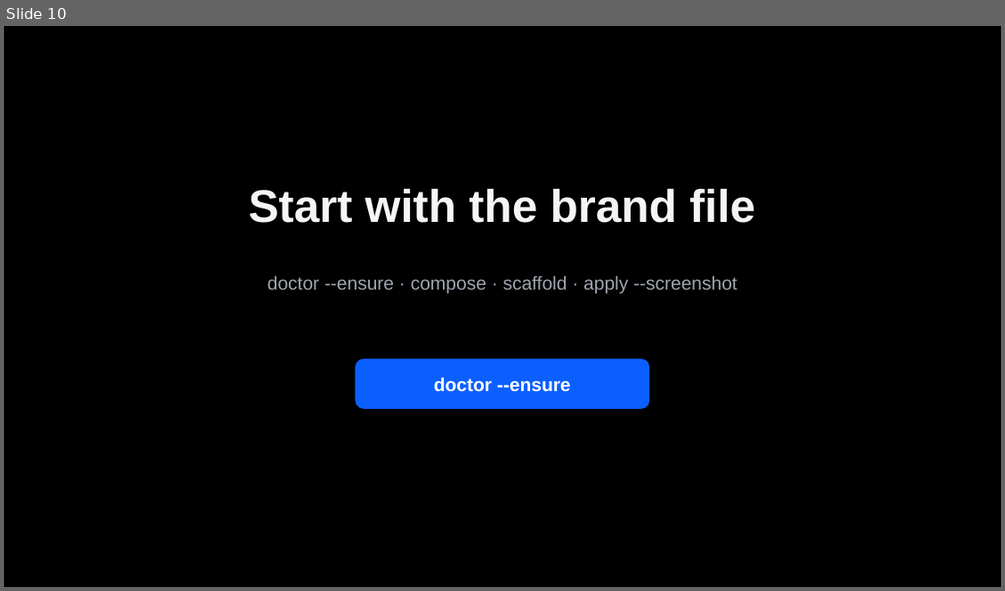
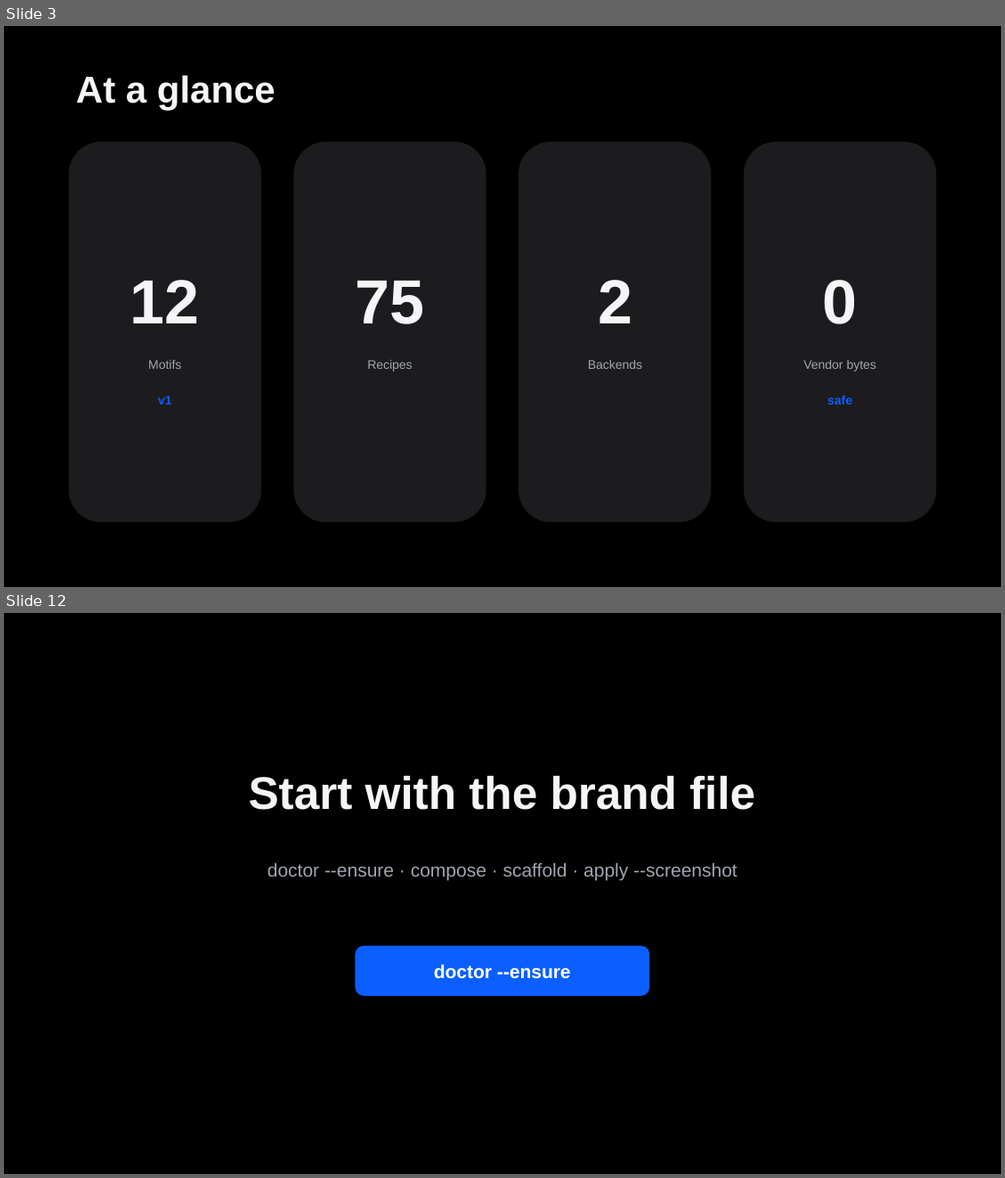
Before and after one commit to kimmingul/designmd-pptx, a slide deck: demo/designmd-pptx-best-v2.1.2.pptx. Shown one above the other, each under a label of ours: slide 10 before the commit, slides 3 and 12 after it; the slides between them are not shown. The pictures are 1005x591 and 1005x1178 pixels, drawn with LibreOffice and Linux fonts; fonts in the diff are those of the drawing. Boxes give left, top, right and bottom in pixels: in the first picture for what was removed or moved away, otherwise in the second. Text is boxed around its words. In the diff, an @@ line names an element or a change of style, - is before the commit and + after.

```diff
--- a/demo/designmd-pptx-best-v2.1.2.pptx
+++ b/demo/designmd-pptx-best-v2.1.2.pptx
@@ slide 3 added at [4, 26, 1001, 587], background #000000 @@
@@ text added at [76, 75, 275, 110], 36 pt, text #F5F5F7, bold @@
+At a glance
@@ rounded rectangle added at [69, 142, 261, 523], fill #1C1C1E @@
@@ rounded rectangle added at [293, 142, 485, 523], fill #1C1C1E @@
@@ rounded rectangle added at [518, 142, 711, 523], fill #1C1C1E @@
@@ rounded rectangle added at [744, 142, 936, 523], fill #1C1C1E @@
@@ text added at [130, 280, 200, 323], 60 pt, text #F5F5F7, bold @@
+12
@@ text added at [356, 281, 425, 324], 60 pt, text #F5F5F7, bold @@
+75
@@ text added at [598, 280, 632, 323], 60 pt, text #F5F5F7, bold @@
+2
@@ text added at [823, 280, 858, 324], 60 pt, text #F5F5F7, bold @@
+0
@@ text added at [148, 360, 181, 369], 12 pt, text #A0A6B0 @@
+Motifs
@@ text added at [367, 360, 412, 371], 12 pt, text #A0A6B0 @@
+Recipes
@@ text added at [588, 360, 642, 369], 12 pt, text #A0A6B0 @@
+Backends
@@ text added at [803, 360, 876, 371], 12 pt, text #A0A6B0 @@
+Vendor bytes
@@ text added at [158, 395, 172, 404], 12 pt, text #0B5FFF, bold @@
+v1
@@ text added at [827, 395, 852, 404], 12 pt, text #0B5FFF, bold @@
+safe
@@ what was slide 10 is now slide 12 @@
```
Also in this commit, not shown: 6 slides changed, 4 other slides added, 3 slides removed, 35 other files.
